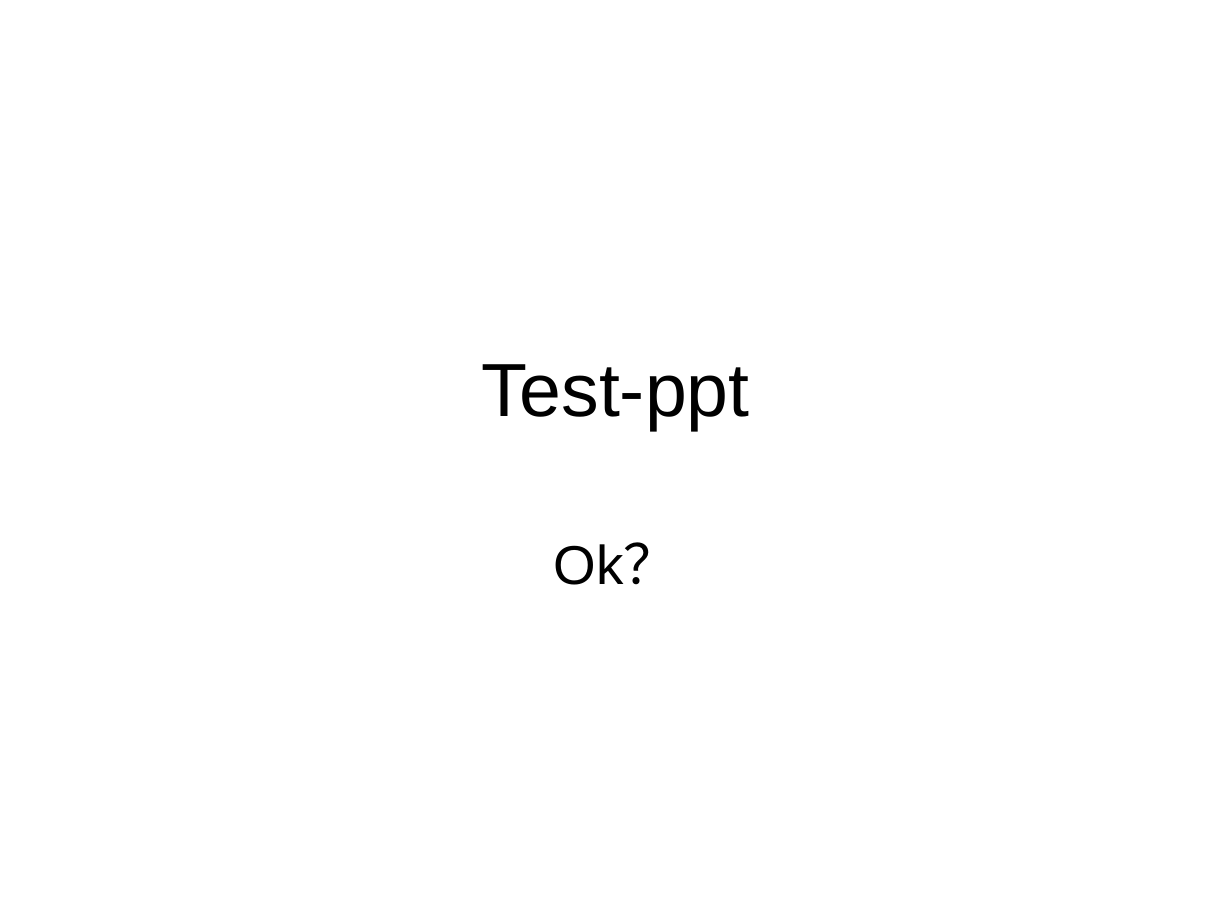
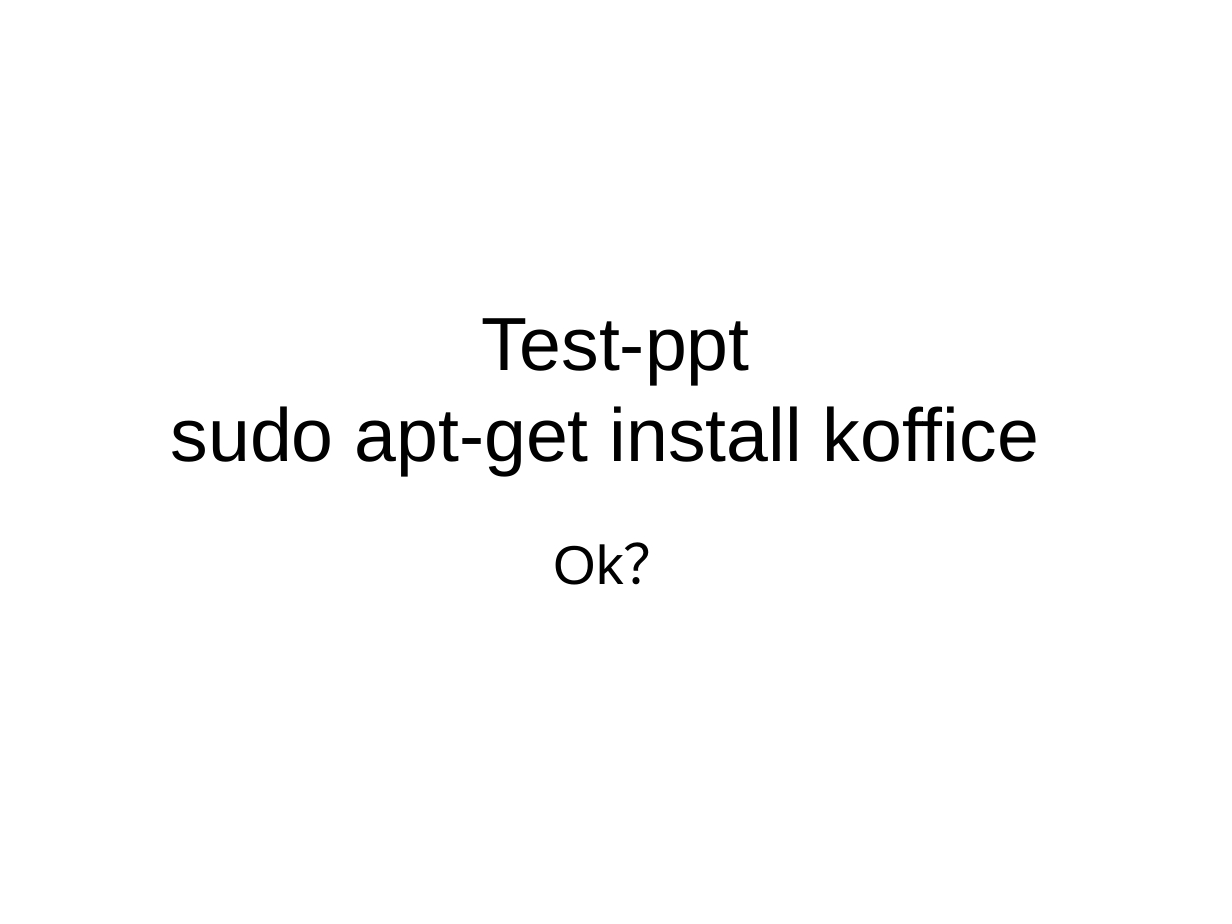
Before and after one commit to lyenking/php_modren, a slide deck: slide 1 of word/mytest.ppt. Drawn at 1232x924 pixels with LibreOffice and Linux fonts; fonts in the diff are those of the drawing. Boxes give left, top, right and bottom in pixels: in the first picture for what was removed or moved away, otherwise in the second. Text is boxed around its words. In the diff, an @@ line names an element or a change of style, - is before the commit and + after.

```diff
--- a/word/mytest.ppt
+++ b/word/mytest.ppt
@@ title at [171, 318, 1039, 475]: text changed @@
-Test-ppt
+Test-ppt
+sudo apt-get install koffice
```
Also in this commit, not shown: 1 other slide changed, 1 slide added, 15 other files.
